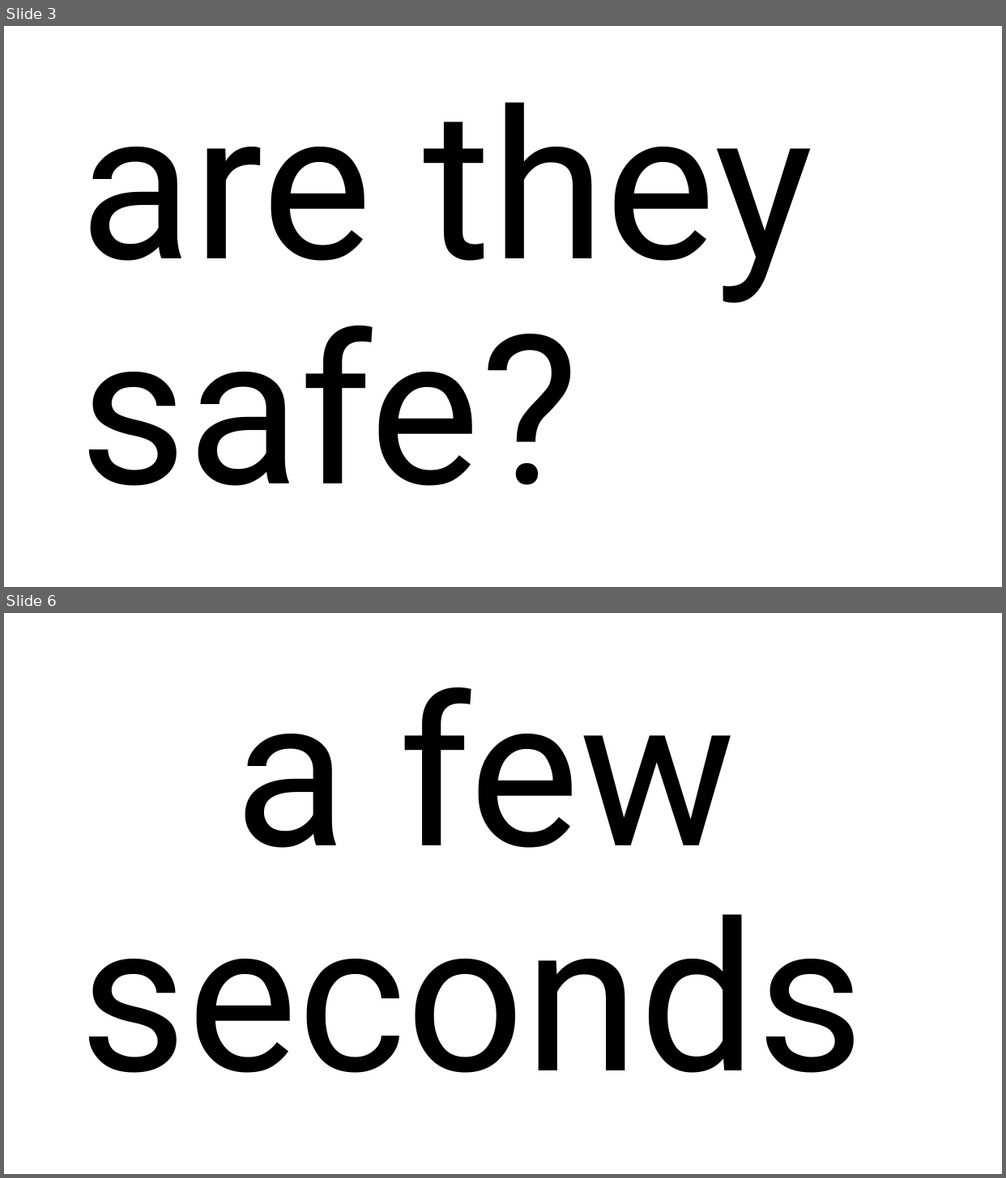
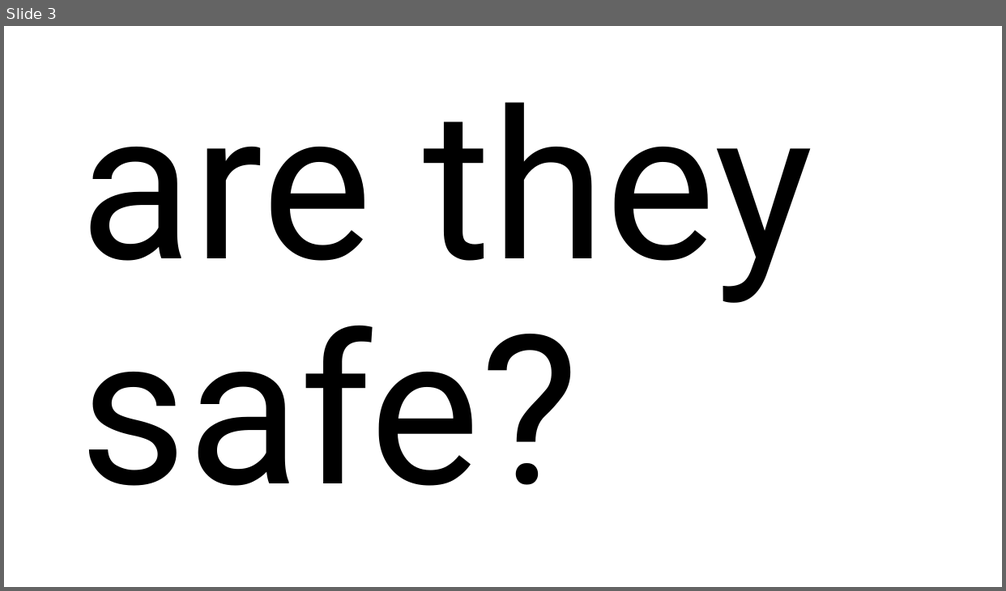
Before and after one commit to jnsat/lock, a slide deck: info/lock.pptx. Shown one above the other, each under a label of ours: slides 3 and 6 before the commit, slide 3 after it; the slides between them are not shown. The pictures are 1006x1178 and 1006x591 pixels, drawn with LibreOffice and Linux fonts; fonts in the diff are those of the drawing. Boxes give left, top, right and bottom in pixels: in the first picture for what was removed or moved away, otherwise in the second. Text is boxed around its words. In the diff, an @@ line names an element or a change of style, - is before the commit and + after.

```diff
--- a/info/lock.pptx
+++ b/info/lock.pptx
@@ slide 6 removed at <box>4,613,1002,1174</box>, background #FFFFFF @@
@@ title removed at <box>80,688,864,1073</box> @@
-a few seconds
```
Also in this commit, not shown: 1 slide added, 3 other slides removed, 1 other file.
